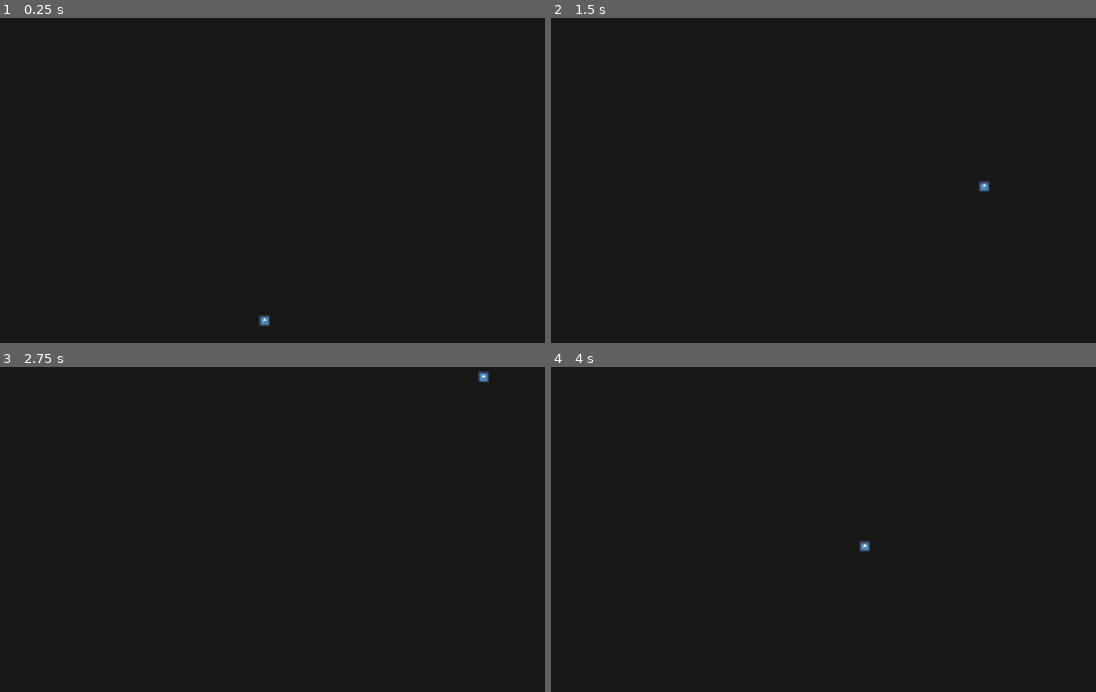
Above: before the commit, frames 1-4 (two rows, left to right).
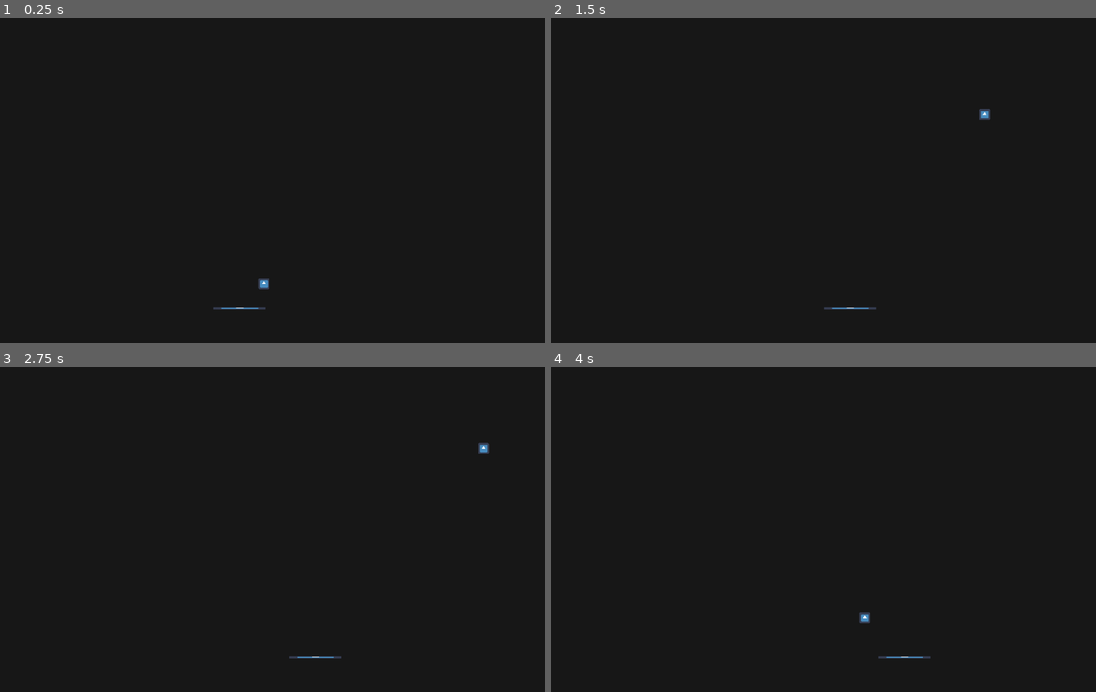
Above: after the commit, the same moments.

Repository: marianafcosta/breakout
Game: Godot game, scene res://Root.tscn
Two runs of this game, one before a commit and one after it. Both use one fixed random seed, a clock stepped at 60 frames per second and the inputs below. The engine's default icon, where the game draws it, is replaced by a stand-in: a white triangle on a blue panel in a dark square.
Inputs:
- Up to frame 1 (0.25 s): no input
- Up to frame 2 (1.5 s): hold Right (ui_right) 0.53-1.28 s; hold Left (ui_left) from 1.28 s (still down)
- Up to frame 3 (2.75 s): release Left (ui_left) at 2.03 s; hold Right (ui_right) from 2.03 s (still down)
- Up to frame 4 (4 s): release Right (ui_right) at 3.53 s; hold Left (ui_left) from 3.53 s (still down)

The runs differ from the first frame. In frame 1, 0.2% of the frame differs, in the area x 39-50%, y 80-95%; in frame 2, 0.2%; in frame 3, 0.2%; in frame 4, 0.2%, in the area x 56-70%, y 53-90%.

Commit message:
Add bounce pad

Diff:
--- /dev/null
+++ b/src/BouncePad.gd
@@ -0,0 +1,16 @@
+extends KinematicBody2D
+
+export var speed = 200
+
+# Called when the node enters the scene tree for the first time.
+func _ready():
+	pass # Replace with function body.
+
+func _physics_process(delta):
+	if Input.is_action_pressed("ui_right"):
+		position.x += speed * delta
+	if Input.is_action_pressed("ui_left"):
+		position.x -= speed * delta
+# Called every frame. 'delta' is the elapsed time since the previous frame.
+#func _process(delta):
+#	pass
--- a/src/Root.tscn
+++ b/src/Root.tscn
@@ -1,7 +1,9 @@
-[gd_scene load_steps=7 format=2]
+[gd_scene load_steps=10 format=2]
 
-[ext_resource path="res://Ball.tscn" type="PackedScene" id=1]
+[ext_resource path="res://icon.png" type="Texture" id=1]
 [ext_resource path="res://Ball.gd" type="Script" id=2]
+[ext_resource path="res://Ball.tscn" type="PackedScene" id=3]
+[ext_resource path="res://BouncePad.gd" type="Script" id=4]
 
 [sub_resource type="RectangleShape2D" id=1]
 extents = Vector2( 5, 300 )
@@ -14,6 +16,9 @@
 
 [sub_resource type="RectangleShape2D" id=4]
 extents = Vector2( 4, 512 )
+
+[sub_resource type="RectangleShape2D" id=5]
+extents = Vector2( 48, 2 )
 
 [node name="Root" type="Node2D"]
 
@@ -32,33 +37,49 @@
 "_edit_use_anchors_": false
 }
 
-[node name="Ball" parent="." instance=ExtResource( 1 )]
+[node name="Ball" parent="." instance=ExtResource( 3 )]
 script = ExtResource( 2 )
 
 [node name="Borders" type="Node2D" parent="."]
 
-[node name="WallLeft" type="KinematicBody2D" parent="Borders"]
+[node name="WallLeft" type="StaticBody2D" parent="Borders"]
 
 [node name="CollisionShape2D" type="CollisionShape2D" parent="Borders/WallLeft"]
 position = Vector2( -5, 300 )
 shape = SubResource( 1 )
 
-[node name="WallRight" type="KinematicBody2D" parent="Borders"]
+[node name="WallRight" type="StaticBody2D" parent="Borders"]
 
 [node name="CollisionShape2D" type="CollisionShape2D" parent="Borders/WallRight"]
 position = Vector2( 1028, 300 )
 shape = SubResource( 2 )
 
-[node name="Floor" type="KinematicBody2D" parent="Borders"]
+[node name="Floor" type="StaticBody2D" parent="Borders"]
 
 [node name="CollisionShape2D" type="CollisionShape2D" parent="Borders/Floor"]
 position = Vector2( 511.938, 604 )
 rotation = 1.5708
 shape = SubResource( 3 )
 
-[node name="Ceiling" type="KinematicBody2D" parent="Borders"]
+[node name="Ceiling" type="StaticBody2D" parent="Borders"]
 
 [node name="CollisionShape2D" type="CollisionShape2D" parent="Borders/Ceiling"]
 position = Vector2( 512, -3.99998 )
 rotation = 1.5708
 shape = SubResource( 4 )
+
+[node name="BouncePad" type="KinematicBody2D" parent="."]
+position = Vector2( 0, 8 )
+script = ExtResource( 4 )
+__meta__ = {
+"_edit_group_": true
+}
+
+[node name="Sprite" type="Sprite" parent="BouncePad"]
+position = Vector2( 456, 528 )
+scale = Vector2( 1.5, 0.0625 )
+texture = ExtResource( 1 )
+
+[node name="CollisionShape2D" type="CollisionShape2D" parent="BouncePad"]
+position = Vector2( 456, 528 )
+shape = SubResource( 5 )
